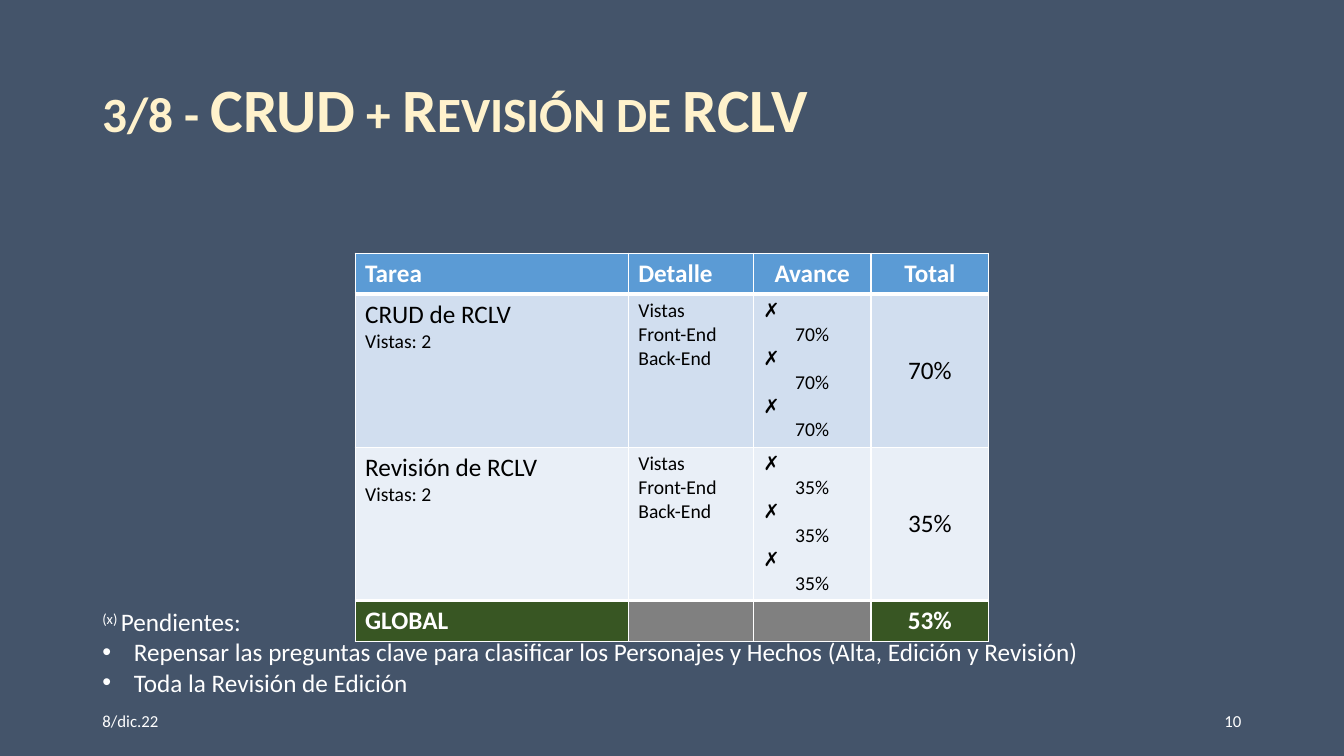
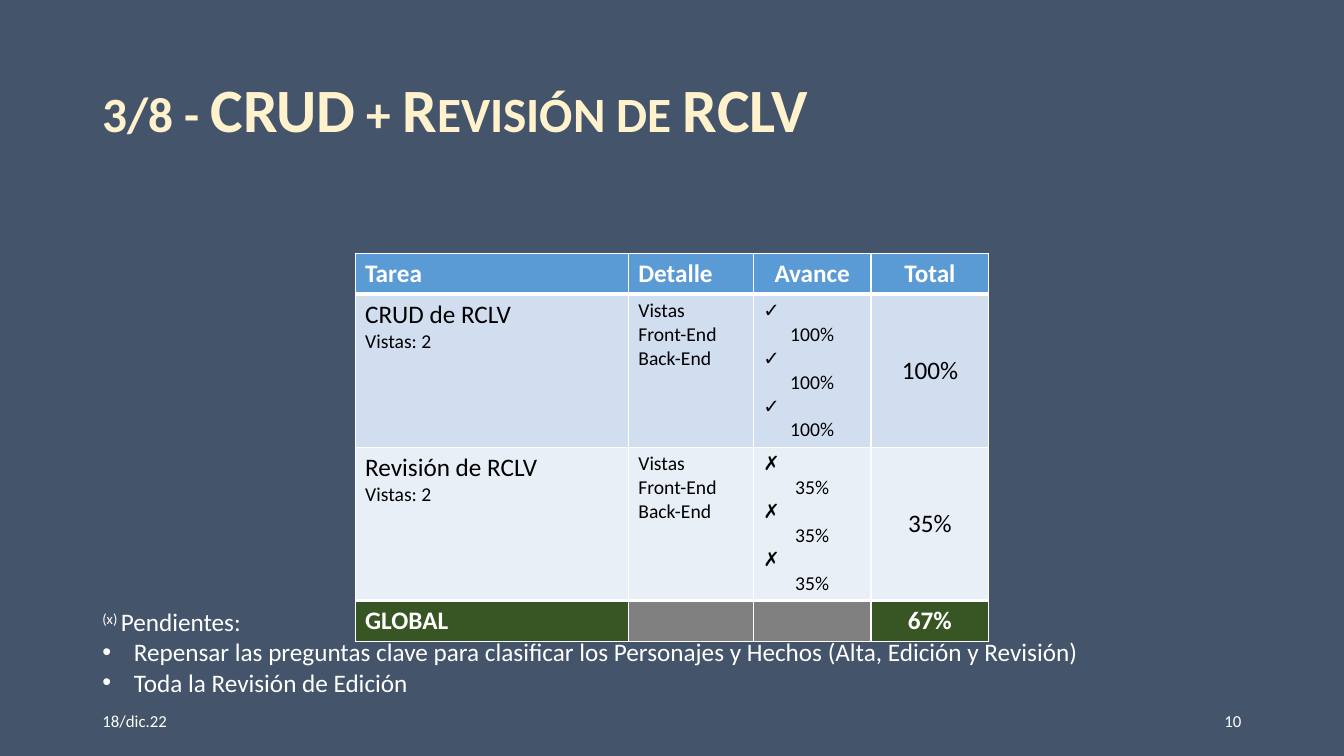
Before and after one commit to Diribar/ELC-Peliculas, a slide deck: slide 10 of 0-varios/Archivos-Office/Desarrollo web Teovisión v2.pptx. Drawn at 1344x756 pixels with LibreOffice and Linux fonts; fonts in the diff are those of the drawing. Boxes give left, top, right and bottom in pixels: in the first picture for what was removed or moved away, otherwise in the second. Text is boxed around its words. In the diff, an @@ line names an element or a change of style, - is before the commit and + after.

```diff
--- a/0-varios/Archivos-Office/Desarrollo web Teovisión v2.pptx
+++ b/0-varios/Archivos-Office/Desarrollo web Teovisión v2.pptx
@@ table at (355,253,989,633) @@
-row 2, column 3: ✗ 70% / ✗ 70% / ✗ 70%
+row 2, column 3: ✓ 100% / ✓ 100% / ✓ 100%
-row 2, column 4: 70%
+row 2, column 4: 100%
-row 4, column 4: 53%
+row 4, column 4: 67%
@@ text at (102,715,166,728): text changed @@
-8/dic.22
+18/dic.22
```
Also in this commit, not shown: 13 other slides changed, 7 other files.
